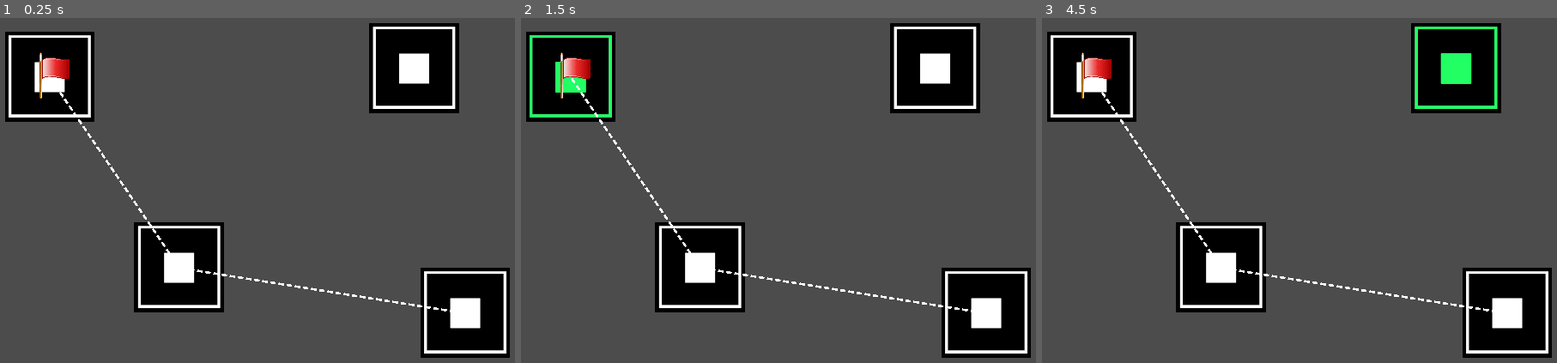
Above: before the commit, frames 1-3 (left to right).
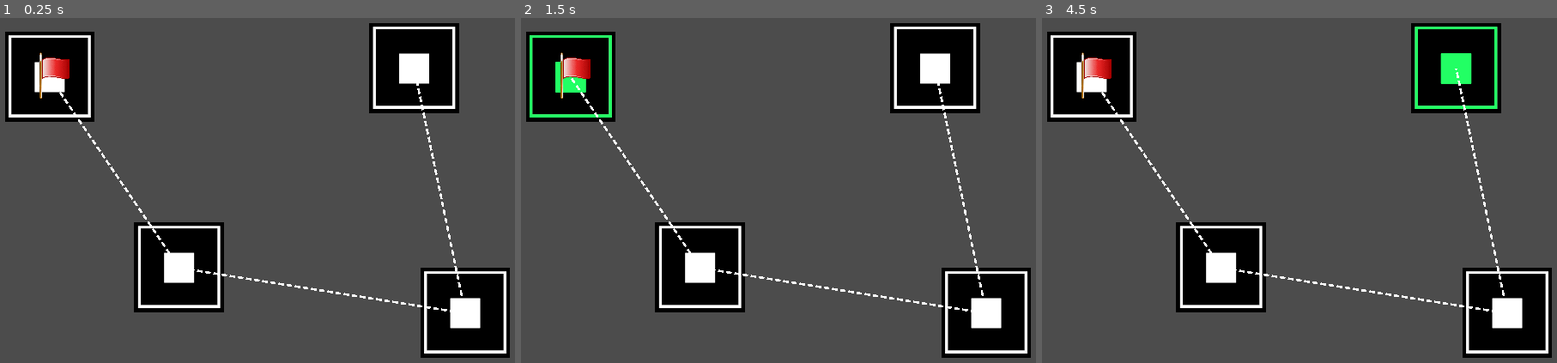
Above: after the commit, the same moments.

Repository: UnderVanCo-Op/Expeditions-Guide
Game: Godot game, scene res://Levels/Tests/Andrey.tscn
Same seed, same stepped clock (60 frames per second), same inputs: the game is played once before the commit and once after it.
Inputs (mouse positions are in pixels of both pictures, inside the frame that each line leads up to):
- Up to frame 1 (0.25 s): no input
- Up to frame 2 (1.5 s): click (572, 76) at 0.52 s; click (572, 76) at 1.27 s
- Up to frame 3 (4.5 s): click (1093, 76) at 2.02 s; tap Enter at 2.75, 4.25 s; move the mouse to (1510, 156) at 2.77 s; tap Space at 3.5 s; move the mouse to (1222, 197) at 3.52 s; move the mouse to (1428, 90) at 4.27 s

The runs differ from the first frame. In frame 1, 0.2% of the frame differs, in the area x 80-90%, y 18-81%; in frame 2, 0.2%; in frame 3, 0.2%, in the area x 80-90%, y 14-81%.

Commit message:
Saving System and movement to adjacent Points finished!

Diff:
--- a/Game Files/GameManager.gd
+++ b/Game Files/GameManager.gd
@@ -10,6 +10,7 @@
 var EndPos := Vector2.ZERO			# end position for same also
 var lastPTool = null				# ref to last points for Tool, for making sosedi, updates from Points
 var PlayerPoint = null				# ref to Point on which Player is standing
+var nextPPoint = null
 var SaveMInst := SaveMaster.new()	# instance of a saving class (for paths only for now)
 
 # ---------- Starting methods ---------------------------------------------------------------------------
@@ -49,6 +50,7 @@
 		if(interp >= 1):
 			print("GM: Target reached, stopping movement")
 			interp = 0.0		# just in case
+			PlayerPoint = nextPPoint
 			isPMoving = false
 
 
@@ -59,11 +61,12 @@
 		if(_point == PlayerPoint):
 			push_warning("GM_WARN: Can not move to the same Point")
 			return
-		if(_point in PlayerPoint.sosedi):
+		if(_point.name in PlayerPoint.sosedi):
 			print("GM: moving to the adjacent Point")
 			interp = 0.0
 			StartPosP = player.position
 			EndPos = _point.position
+			nextPPoint = _point
 			isPMoving = true
 			print("GM: starting movement, StartPosP:", StartPosP, " EndPos:", EndPos)
 		else:
@@ -85,9 +88,8 @@
 			return
 		for p in get_node("../Points").get_children():
 			if(p.name in _data.keys()):				# if point is in JSON
-				p.sosedi.append(_data[p.name])		# add in list
+				p.sosedi.append_array(_data[p.name])		# add in list
 				print("GM: Loaded some sosed: ", _data[p.name])
-			pass
 	else:
 		printerr("GM: no save exists, so no paths was loaded")
 
--- a/Levels/Tests/Andrey.tscn
+++ b/Levels/Tests/Andrey.tscn
@@ -56,3 +56,9 @@
 default_color = Color( 255, 254, 246, 255 )
 texture = ExtResource( 4 )
 texture_mode = 1
+
+[node name="@@2" type="Line2D" parent="Lines"]
+points = PoolVector2Array( 1371, 921, 1228, 237 )
+default_color = Color( 255, 254, 246, 255 )
+texture = ExtResource( 4 )
+texture_mode = 1
--- a/Objects/Point/Point.gd
+++ b/Objects/Point/Point.gd
@@ -8,6 +8,7 @@
 
 func _ready() -> void:
 #	print("ready of a point")
+	print("Point: ", self, ", sosedi: ", sosedi)
 	pass # Replace with function body.
 
 
--- a/Paths.json
+++ b/Paths.json
@@ -1 +1 @@
-{"Start":["Point2"],"Point3":[],"Point2":["Point4","Start"],"Point4":["Point2"]}
+{"Start":["Point2"],"Point3":["Point4"],"Point2":["Point4","Start"],"Point4":["Point2","Point3"]}
